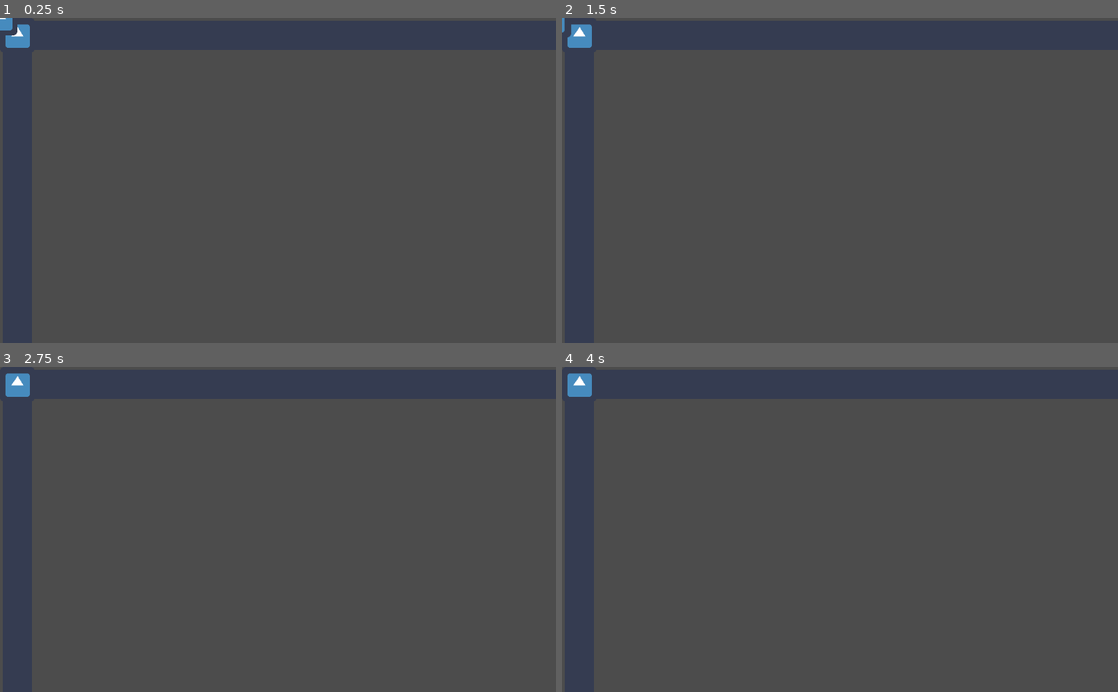
Above: before the commit, frames 1-4 (two rows, left to right).
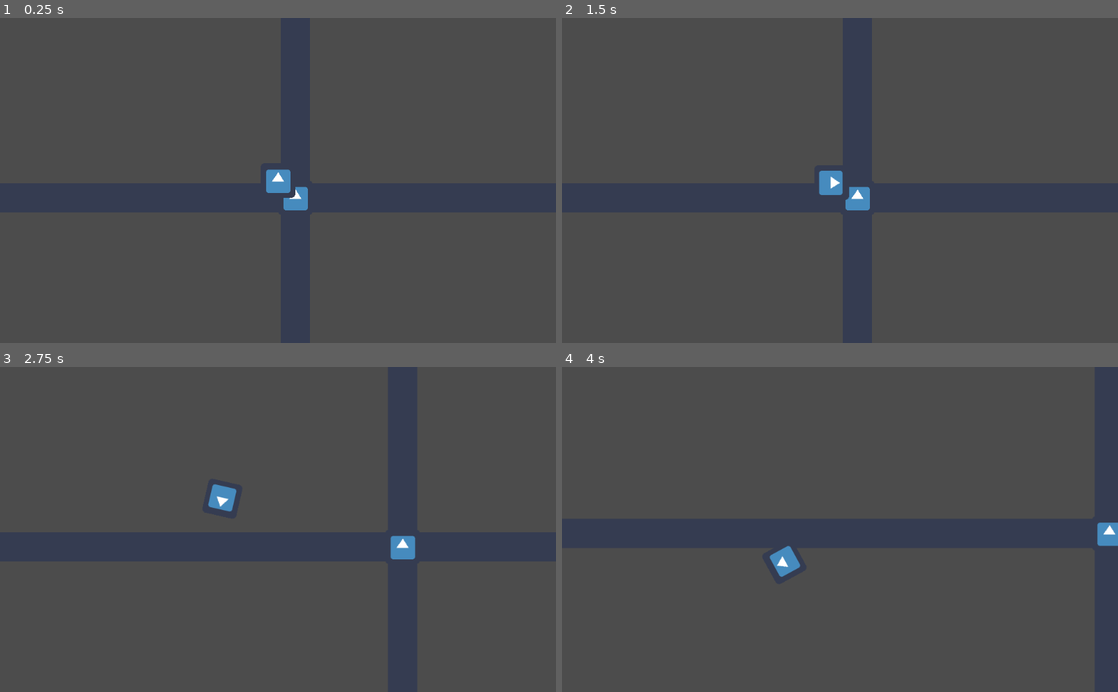
Above: after the commit, the same moments.

Repository: GameDrivenDesign/SebastHolyWandarousChristmasGame
Game: Godot game, scene res://scenes/world/world.tscn
The game is run twice, just before and just after one commit, with the same random seed, the same clock (stepped at 60 frames per second) and the same inputs. The engine's default icon, where the game draws it, is replaced by a stand-in: a white triangle on a blue panel in a dark square.
Inputs:
- Up to frame 1 (0.25 s): no input
- Up to frame 2 (1.5 s): tap Enter at 0.5 s; hold Right (right) 0.53-1.28 s; hold Down (down) from 1.28 s (still down)
- Up to frame 3 (2.75 s): release Down (down) at 2.03 s; hold Right (right) from 2.03 s (still down)
- Up to frame 4 (4 s): release Right (right) at 2.78 s; hold Up (up) 2.78-3.53 s; hold Left (left) from 3.53 s (still down)

The runs differ from the first frame. In frame 1, 0.9% of the frame differs, in the area x 0-56%, y 0-60%; in frame 2, 0.9%; in frame 3, 1.0%, in the area x 1-75%, y 1-60%; in frame 4, 0.9%.

Commit message:
added camera

Diff:
--- a/scenes/world/world.tscn
+++ b/scenes/world/world.tscn
@@ -17,7 +17,7 @@
 scroll_base_scale = Vector2( 1, 1 )
 scroll_limit_begin = Vector2( 0, 0 )
 scroll_limit_end = Vector2( 0, 0 )
-scroll_ignore_camera_zoom = false
+scroll_ignore_camera_zoom = true
 _sections_unfolded = [ "Scroll" ]
 
 [node name="ParallaxLayer" type="ParallaxLayer" parent="ParallaxBackground" index="0"]
@@ -36,3 +36,30 @@
 _sections_unfolded = [ "Region", "Transform", "Visibility", "Z Index" ]
 
 [node name="player" parent="." index="1" instance=ExtResource( 2 )]
+
+_sections_unfolded = [ "Angular", "Linear", "Transform" ]
+
+[node name="Camera2D" type="Camera2D" parent="player" index="2"]
+
+anchor_mode = 1
+rotating = false
+current = true
+zoom = Vector2( 1, 1 )
+limit_left = -10000000
+limit_top = -10000000
+limit_right = 10000000
+limit_bottom = 10000000
+limit_smoothed = false
+drag_margin_h_enabled = true
+drag_margin_v_enabled = true
+smoothing_enabled = false
+smoothing_speed = 5.0
+offset_v = 0.0
+offset_h = 0.0
+drag_margin_left = 0.2
+drag_margin_top = 0.2
+drag_margin_right = 0.2
+drag_margin_bottom = 0.2
+editor_draw_screen = true
+editor_draw_limits = false
+editor_draw_drag_margin = false
